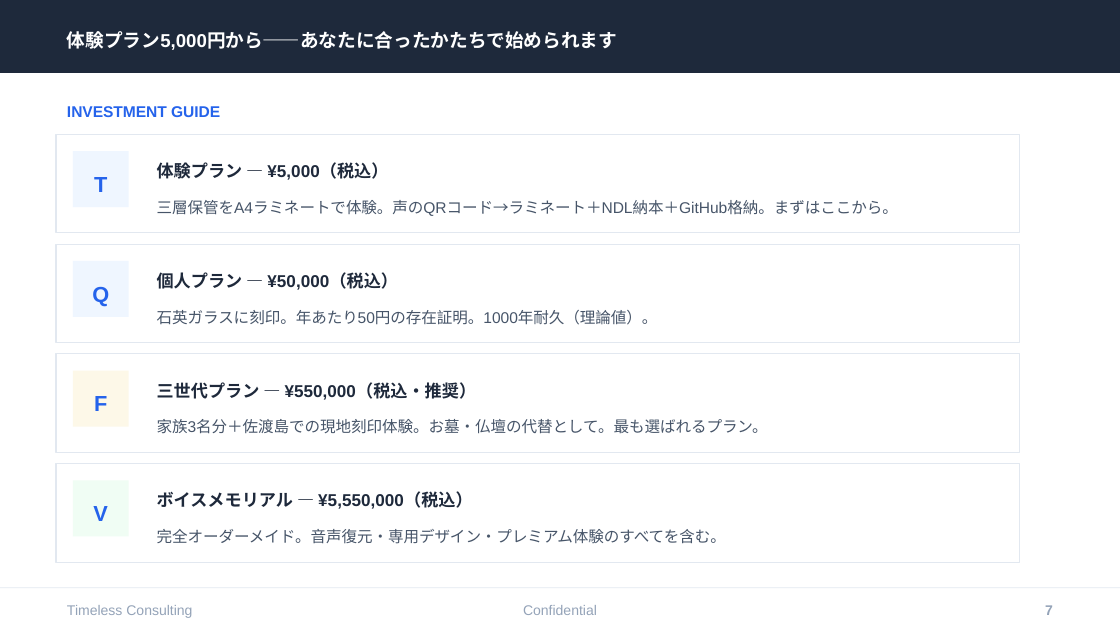
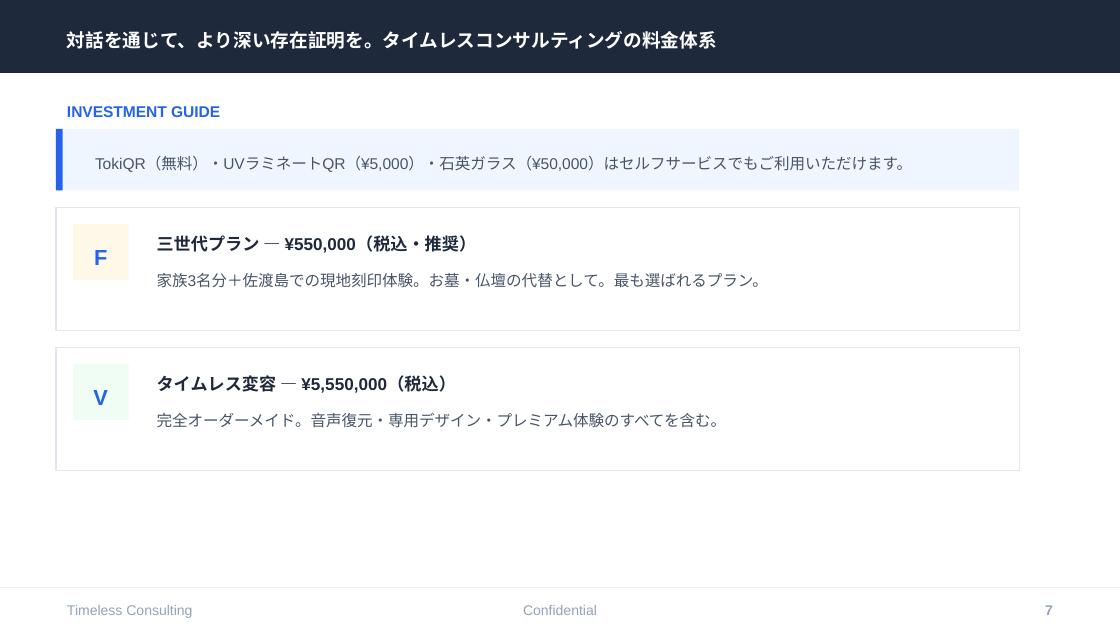
Before and after one commit to tokistorage/lp, a slide deck: slide 7 of tokistorage-client-deck.pptx. Drawn at 1120x630 pixels with LibreOffice and Linux fonts; fonts in the diff are those of the drawing. Boxes give left, top, right and bottom in pixels: in the first picture for what was removed or moved away, otherwise in the second. Text is boxed around its words. In the diff, an @@ line names an element or a change of style, - is before the commit and + after.

```diff
--- a/tokistorage-client-deck.pptx
+++ b/tokistorage-client-deck.pptx
@@ text at box(67, 31, 717, 49): text changed @@
-体験プラン5,000円から——あなたに合ったかたちで始められます
+対話を通じて、より深い存在証明を。タイムレスコンサルティングの料金体系
@@ rectangle: place and size @@
-rectangle at box(56, 134, 1019, 233)
+rectangle at box(56, 129, 1019, 190)
@@ rectangle at box(56, 129, 1019, 190): fill #FFFFFF to #EFF6FF; outline #E2E8F0 0.75 pt to none @@
@@ rectangle added at box(56, 129, 63, 190), fill #2563EB @@
@@ rectangle removed at box(73, 151, 129, 207) @@
@@ text removed at box(94, 177, 107, 192) @@
-T
@@ text added at box(95, 156, 912, 172), 10 pt, text #475569 @@
+TokiQR（無料）・UVラミネートQR（¥5,000）・石英ガラス（¥50,000）はセルフサービスでもご利用いただけます。
@@ text removed at box(157, 162, 388, 180) @@
-体験プラン — ¥5,000（税込）
@@ rectangle: place and size @@
-rectangle at box(56, 244, 1019, 343)
+rectangle at box(56, 207, 1019, 330)
@@ text removed at box(157, 200, 898, 216) @@
-三層保管をA4ラミネートで体験。声のQRコード→ラミネート＋NDL納本＋GitHub格納。まずはここから。
@@ text "F": place and size @@
-text "F" at box(94, 396, 107, 411)
+text "F" at box(94, 250, 107, 265)
@@ rectangle: place and size @@
-rectangle at box(73, 261, 129, 317)
+rectangle at box(73, 224, 129, 280)
@@ rectangle at box(73, 224, 129, 280): fill #EFF6FF to #FDF8E8 @@
@@ text "三世代プラン — ¥550,000（税込・推奨）": place and size @@
-text "三世代プラン — ¥550,000（税込・推奨）" at box(157, 382, 477, 400)
+text "三世代プラン — ¥550,000（税込・推奨）" at box(157, 235, 477, 253)
@@ text "家族3名分＋佐渡島での現地刻印体験。お墓・仏壇の代替として。最も選ばれるプラン。": place and size @@
-text "家族3名分＋佐渡島での現地刻印体験。お墓・仏壇の代替として。最も選ばれるプラン。" at box(157, 419, 768, 434)
+text "家族3名分＋佐渡島での現地刻印体験。お墓・仏壇の代替として。最も選ばれるプラン。" at box(157, 273, 768, 288)
@@ text removed at box(92, 287, 109, 306) @@
-Q
@@ text removed at box(157, 272, 398, 290) @@
-個人プラン — ¥50,000（税込）
@@ text removed at box(157, 310, 658, 325) @@
-石英ガラスに刻印。年あたり50円の存在証明。1000年耐久（理論値）。
@@ rectangle: place and size @@
-rectangle at box(56, 354, 1019, 452)
+rectangle at box(56, 347, 1019, 470)
@@ text "V": place and size @@
-text "V" at box(93, 506, 108, 521)
+text "V" at box(93, 390, 108, 405)
@@ rectangle: place and size @@
-rectangle at box(73, 371, 129, 427)
+rectangle at box(73, 364, 129, 420)
@@ rectangle at box(73, 364, 129, 420): fill #FDF8E8 to #F0FDF4 @@
@@ text at box(157, 375, 455, 393): text changed @@
-ボイスメモリアル — ¥5,550,000（税込）
+タイムレス変容 — ¥5,550,000（税込）
@@ text "完全オーダーメイド。音声復元・専用デザイン・プレミアム体験のすべてを含む。": place and size @@
-text "完全オーダーメイド。音声復元・専用デザイン・プレミアム体験のすべてを含む。" at box(157, 529, 726, 544)
+text "完全オーダーメイド。音声復元・専用デザイン・プレミアム体験のすべてを含む。" at box(157, 413, 727, 428)
@@ rectangle removed at box(56, 464, 1019, 562) @@
@@ rectangle removed at box(73, 480, 129, 536) @@
```
Also in this commit, not shown: 4 other files.
